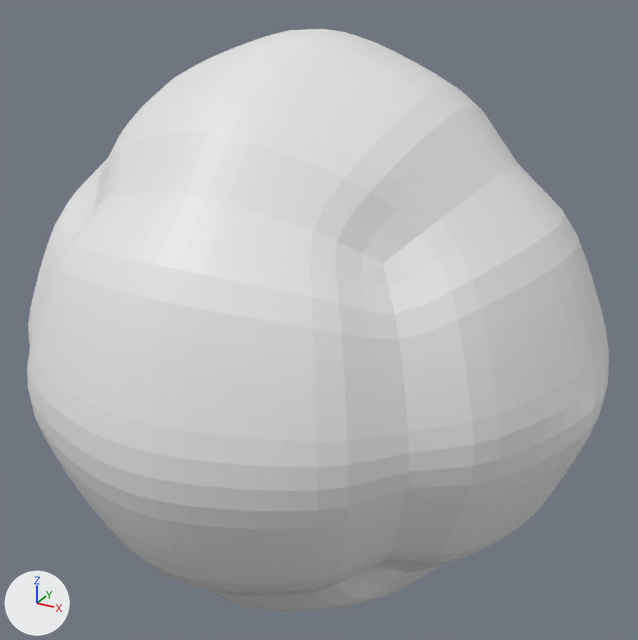
One commit to the Blender file Assets/Blender/ball.blend: the scene before it, then after it.
Camera for both pictures: a 50 mm camera at (0.292, -0.519, 0.269) aimed at (0.004, 0.005, 0.007). Lighting does not change. The marker at lower left points along +X, +Y and +Z.

Before the edit, the objects in view are built like this:
```python
me_cube_001 = bpy.data.meshes.new('Cube.001')
me_cube_001.from_pydata(...)  # 1946 vertices, 1944 faces; spans x -2.12..2.12, y -2.12..2.12, z -2.12..2.12
ob_ball = bpy.data.objects.new('Ball', me_cube_001)
ob_ball.location = (0.0, 0.0, 0.0)
ob_ball.scale = (0.1, 0.1, 0.1)
```
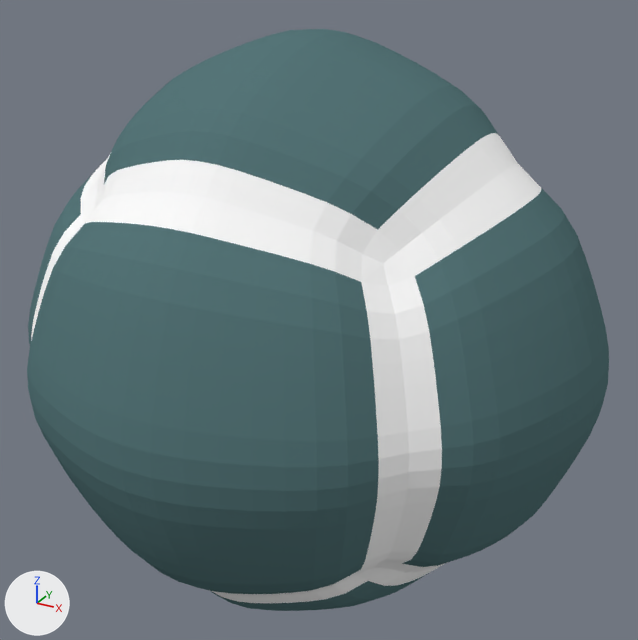
The newer file is also rescaled (x10.0) as a whole; pictures and numbers use the older file's frame.

Diff of the bpy script that builds the scene:
```diff
--- a/Assets/Blender/ball.blend.py
+++ b/Assets/Blender/ball.blend.py
@@ mat_background @@
+mat_background = diffuse_material('Background')
+mat_background.base_color = (1.0, 1.0, 1.0)  # white #ffffff
@@ mat_face @@
+mat_face = diffuse_material('Face')
+mat_face.base_color = (0.0933, 0.18, 0.19)  # dark cyan #567679
@@ me_cube_001 @@
 me_cube_001.from_pydata(...)  # 1946 vertices, 1944 faces; spans x -2.12..2.12, y -2.12..2.12, z -2.12..2.12
 # used by ob_ball; location = (0.0, 0.0, 0.0); scale = (0.1, 0.1, 0.1)
+# me_cube_001 part 1: 1536 of the faces centred in x -2.1..2.1, y -2.1..2.1, z -2.1..2.1 switch from no material to mat_face (dark cyan #567679)
+# me_cube_001 part 2: 408 of the faces centred in x -1.46..1.46, y -1.47..1.47, z -1.46..1.46 switch from no material to mat_background (white #ffffff)
```

Location of each change, (x1, y1, x2, y2) in pixels of the pictures (638 x 640 px):
part 1 of me_cube_001, recoloured (white to cyan): (27, 29, 609, 611) in both
part 2 of me_cube_001, recoloured: (31, 133, 541, 603) in both
